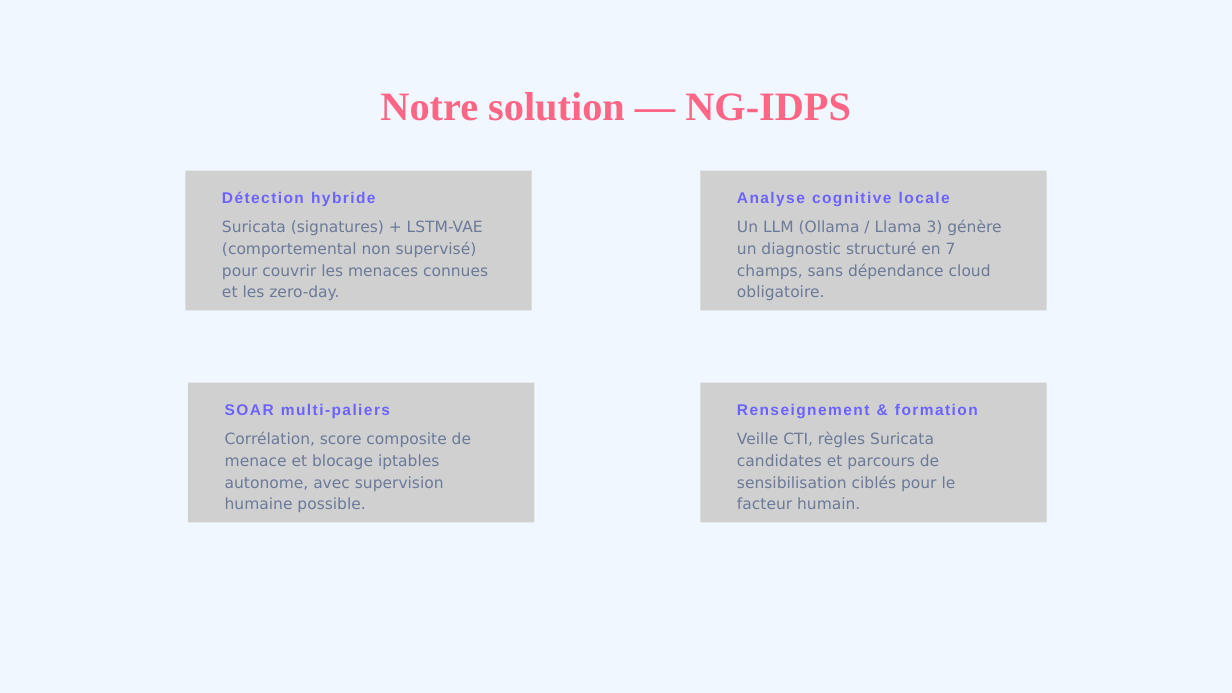
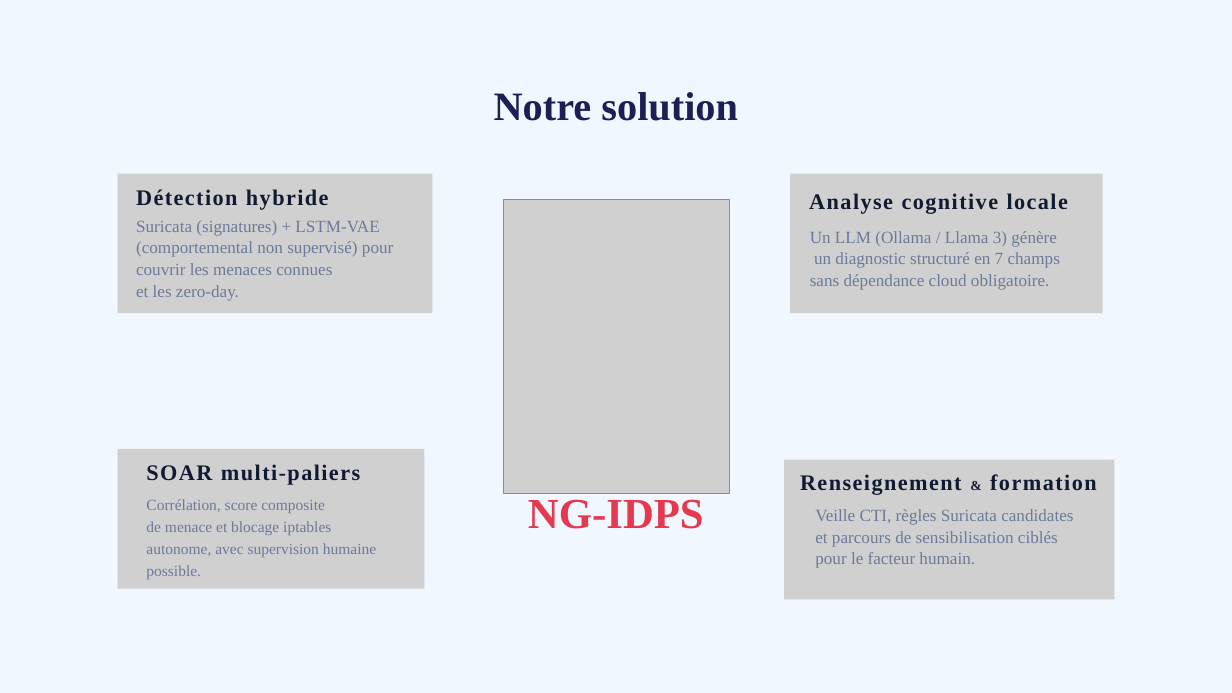
Before and after one commit to Azizos002/NG-IDPS, a slide deck: slide 6 of rapport/presentation-aziz-PFE.pptx. Drawn at 1232x693 pixels with LibreOffice and Linux fonts; fonts in the diff are those of the drawing; grey boxes stand for pictures. Boxes give left, top, right and bottom in pixels: in the first picture for what was removed or moved away, otherwise in the second. Text is boxed around its words. In the diff, an @@ line names an element or a change of style, - is before the commit and + after.

```diff
--- a/rapport/presentation-aziz-PFE.pptx
+++ b/rapport/presentation-aziz-PFE.pptx
@@ text at (x1=494, y1=92, x2=738, y2=121): text changed; text colour #FF6584 to #1C1F54 @@
-Notre solution — NG-IDPS
+Notre solution
@@ picture resized from (x1=185, y1=171, x2=532, y2=310) to (x1=118, y1=174, x2=432, y2=314) @@
@@ picture resized from (x1=700, y1=171, x2=1047, y2=310) to (x1=790, y1=174, x2=1103, y2=314) @@
@@ text "Détection hybride" moved from (x1=222, y1=192, x2=376, y2=206) to (x1=136, y1=189, x2=329, y2=210) @@
@@ picture added at (x1=503, y1=200, x2=729, y2=494) @@
@@ text "Analyse cognitive locale" moved from (x1=737, y1=192, x2=950, y2=206) to (x1=809, y1=193, x2=1068, y2=214) @@
@@ text at (x1=136, y1=220, x2=393, y2=301): text changed; size 18.2 to 20 pt; font DejaVu Sans to Times New Roman @@
-Suricata (signatures) + LSTM-VAE (comportemental non supervisé) pour couvrir les menaces connues et les zero-day.
+Suricata (signatures) + LSTM-VAE (comportemental non supervisé) pour couvrir les menaces connues
+et les zero-day.
@@ text at (x1=810, y1=231, x2=1060, y2=290): text changed; size 18.2 to 20 pt; font DejaVu Sans to Times New Roman @@
-Un LLM (Ollama / Llama 3) génère un diagnostic structuré en 7 champs, sans dépendance cloud obligatoire.
+Un LLM (Ollama / Llama 3) génère
+un diagnostic structuré en 7 champs
+sans dépendance cloud obligatoire.
@@ picture resized from (x1=188, y1=383, x2=534, y2=522) to (x1=118, y1=449, x2=424, y2=589) @@
@@ size 18.2 to 26 pt, font Arial to Times New Roman, text colour #6C63FF to #101A30 in 3 elements at (x1=136, y1=189, x2=329, y2=210), (x1=809, y1=193, x2=1068, y2=214), (x1=146, y1=464, x2=360, y2=485) @@
@@ text "SOAR multi-paliers" moved from (x1=225, y1=404, x2=390, y2=418) to (x1=146, y1=464, x2=360, y2=485) @@
@@ picture resized from (x1=700, y1=383, x2=1047, y2=522) to (x1=784, y1=460, x2=1114, y2=599) @@
@@ text "Renseignement & formation" moved from (x1=737, y1=404, x2=978, y2=418) to (x1=800, y1=474, x2=1097, y2=495) @@
@@ text "Renseignement & formation" at (x1=800, y1=474, x2=1097, y2=495): size 18.2 to 26 pt, font Arial to Times New Roman, text colour #6C63FF to #101A30; size 18.2 to 16 pt in "&" @@
@@ text at (x1=146, y1=499, x2=376, y2=579): text changed; font DejaVu Sans to Times New Roman @@
-Corrélation, score composite de menace et blocage iptables autonome, avec supervision humaine possible.
+Corrélation, score composite
+de menace et blocage iptables autonome, avec supervision humaine possible.
@@ text added at (x1=528, y1=499, x2=704, y2=529), 50 pt, text #E63950, bold @@
+NG-IDPS
@@ text at (x1=815, y1=509, x2=1073, y2=568): text changed; size 18.2 to 20 pt; font DejaVu Sans to Times New Roman @@
-Veille CTI, règles Suricata candidates et parcours de sensibilisation ciblés pour le facteur humain.
+Veille CTI, règles Suricata candidates
+et parcours de sensibilisation ciblés
+pour le facteur humain.
```
Also in this commit, not shown: 12 other slides changed, 2 slides added, 7 slides removed, 4 other files.
